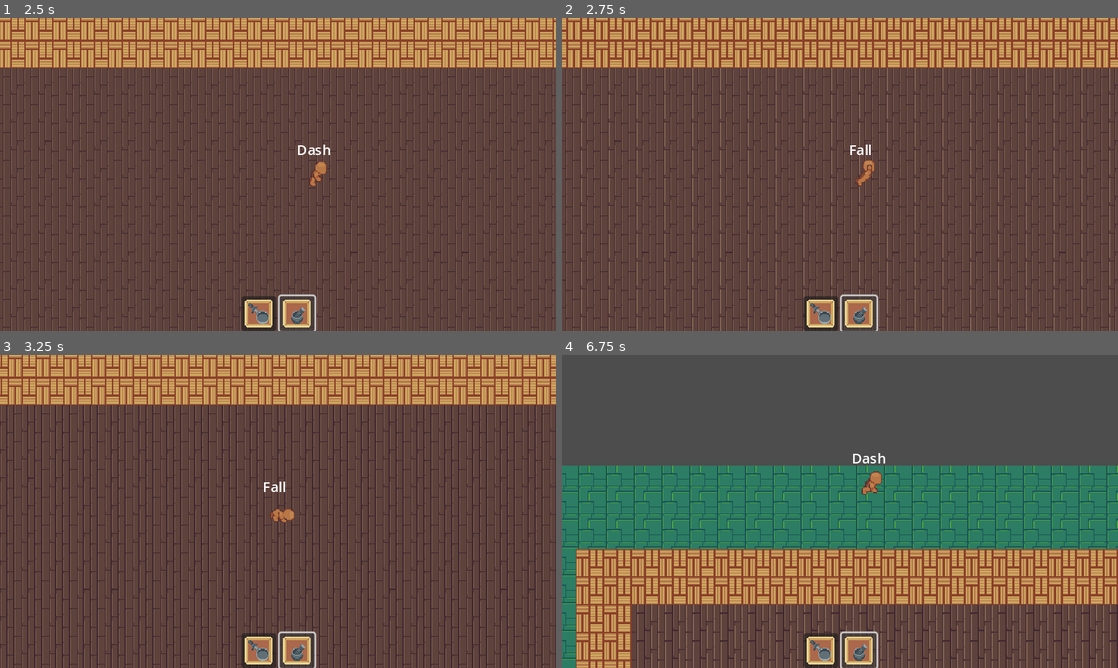
Above: before the commit, frames 1-4 (two rows, left to right).
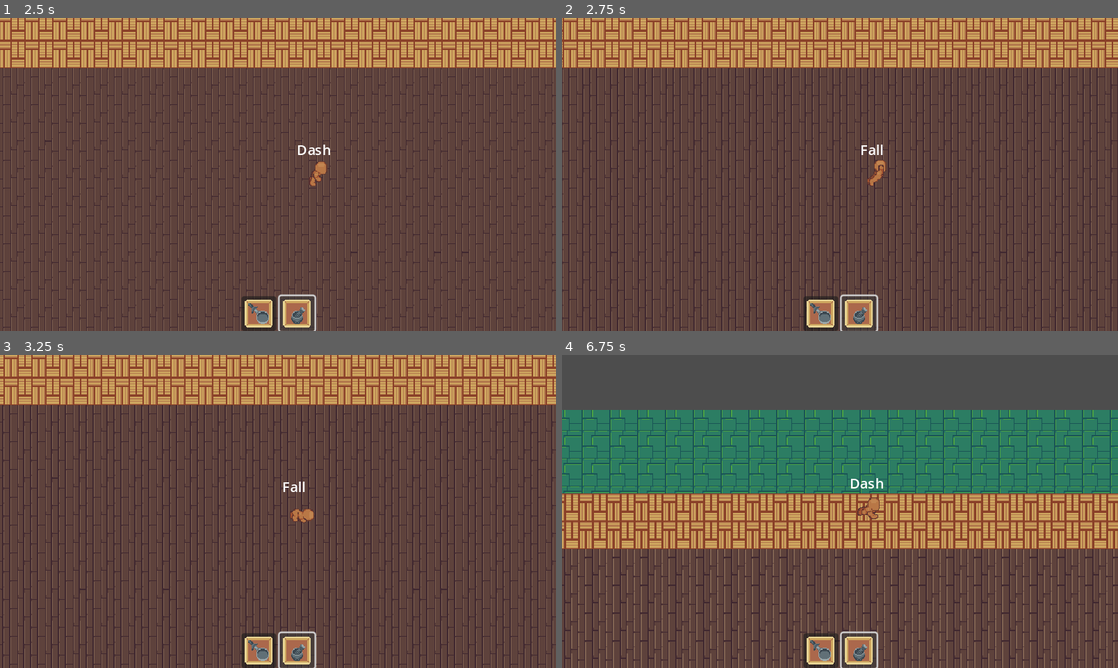
Above: after the commit, the same moments.

Repository: ajcar110/ARPG-Char-Control
Game: Godot game, scene res://game_master.tscn
Two runs of this game, one before a commit and one after it. Both use one fixed random seed, a clock stepped at 60 frames per second and the inputs below.
Inputs (mouse positions are in pixels of both pictures, inside the frame that each line leads up to):
- Up to frame 1 (2.5 s): click (261, 312) at 0.5 s; click (294, 312) at 1.25 s; hold D (move_right) from 2.03 s (still down); tap Space (dash) at 2.1 s; tap W (move_up) at 2.27 s
- Up to frame 2 (2.75 s): keep holding D (move_right)
- Up to frame 3 (3.25 s): keep holding D (move_right); tap F (atk) at 2.85 s; tap W (move_up) at 3.02 s; tap Space (dash) at 3.05 s
- Up to frame 4 (6.75 s): release D (move_right) at 3.53 s; hold A (move_left) 3.53-4.28 s; tap Space (dash) at 3.6, 4.35, 5.3, 5.85, 6.6 s; hold D (move_right) 4.28-5.78 s; tap W (move_up) at 4.52, 5.27, 6.02 s; tap F (atk) at 5.1 s; hold A (move_left) 5.78-6.53 s; hold D (move_right) from 6.53 s (still down)

Frame 1 is identical in both runs. In frame 2, 49% of the frame differs, in the area x 0-100%, y 0-100%; in frame 3, 52%; in frame 4, 67%, in the area x 0-100%, y 17-100%.

Commit message:
different friction for fall

Diff:
--- a/Player/Dash.gd
+++ b/Player/Dash.gd
@@ -4,7 +4,7 @@
 
 @onready var fall_state:BaseState = get_node(fall_node)
 
-var dash_distance: int = 4
+var dash_distance: int = 4 * Global.TILESIZE
 var dash_start : Vector2
 var move
 
@@ -13,7 +13,6 @@
 	super.enter()
 	move = get_movement_input()
 	dash_start = character.position
-	dash_distance *= Global.TILESIZE
 
 # Override MoveState input() since we don't want to change states based on player input
 func input(event: InputEvent) -> BaseState:
--- a/Player/Fall.gd
+++ b/Player/Fall.gd
@@ -16,9 +16,10 @@
 func physics_process(delta: float) -> BaseState:
 	if move == Vector2.ZERO:
 		move = direction_arr[character.facing_index]
-	character.velocity *= friction
+	character.velocity = character.velocity.lerp(Vector2.ZERO, .025)
+	print(character.velocity)
 	character.move_and_slide()
 
-	if character.velocity.is_zero_approx():
+	if abs(character.velocity.x) < 70 && abs(character.velocity.y) < 70:
 		return idle_state
 	return null
